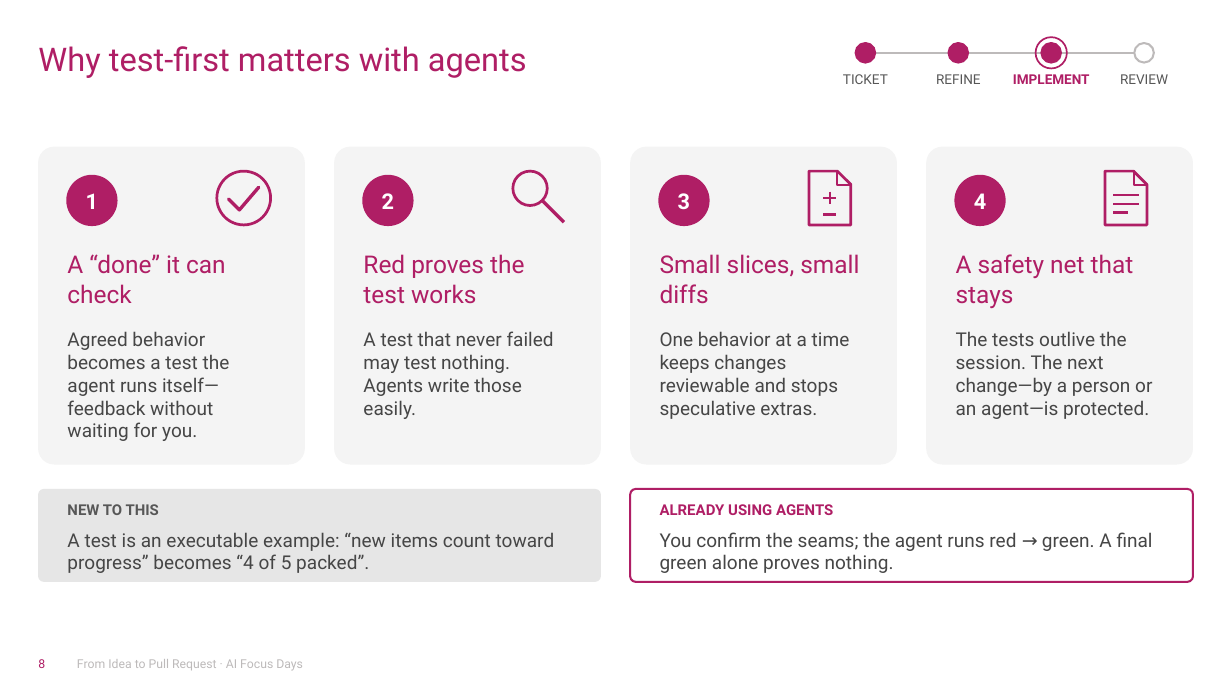
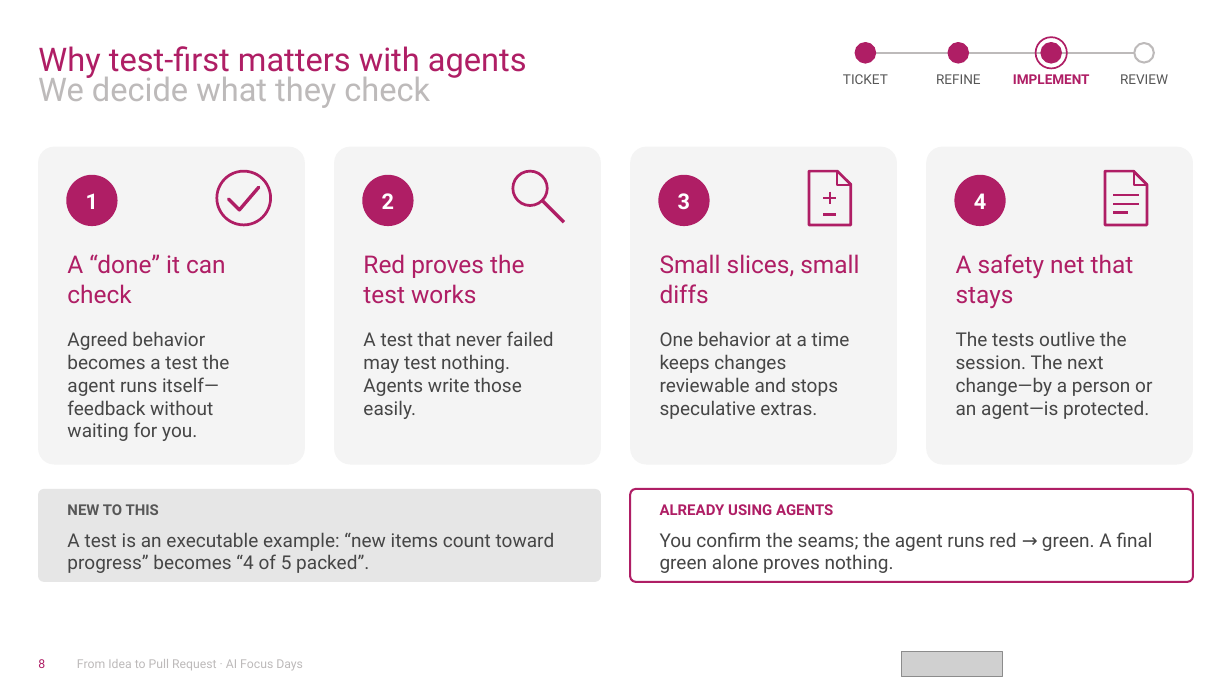
Before and after one commit to jasperfue/travel-ready, a slide deck: slide 8 of workshop/From Idea to Pull Request.pptx. Drawn at 1232x693 pixels with LibreOffice and Linux fonts; fonts in the diff are those of the drawing; grey boxes stand for pictures; background and template pictures are left out. Boxes give left, top, right and bottom in pixels: in the first picture for what was removed or moved away, otherwise in the second. Text is boxed around its words. In the diff, an @@ line names an element or a change of style, - is before the commit and + after.

```diff
--- a/workshop/From Idea to Pull Request.pptx
+++ b/workshop/From Idea to Pull Request.pptx
@@ text added at (x1=38, y1=72, x2=430, y2=108), 24 pt, text #BDBABA @@
+We decide what they check
@@ picture added at (x1=902, y1=651, x2=1002, y2=677) @@
```
Also in this commit, not shown: 23 other slides changed, 1 slide added, 4 other files.
